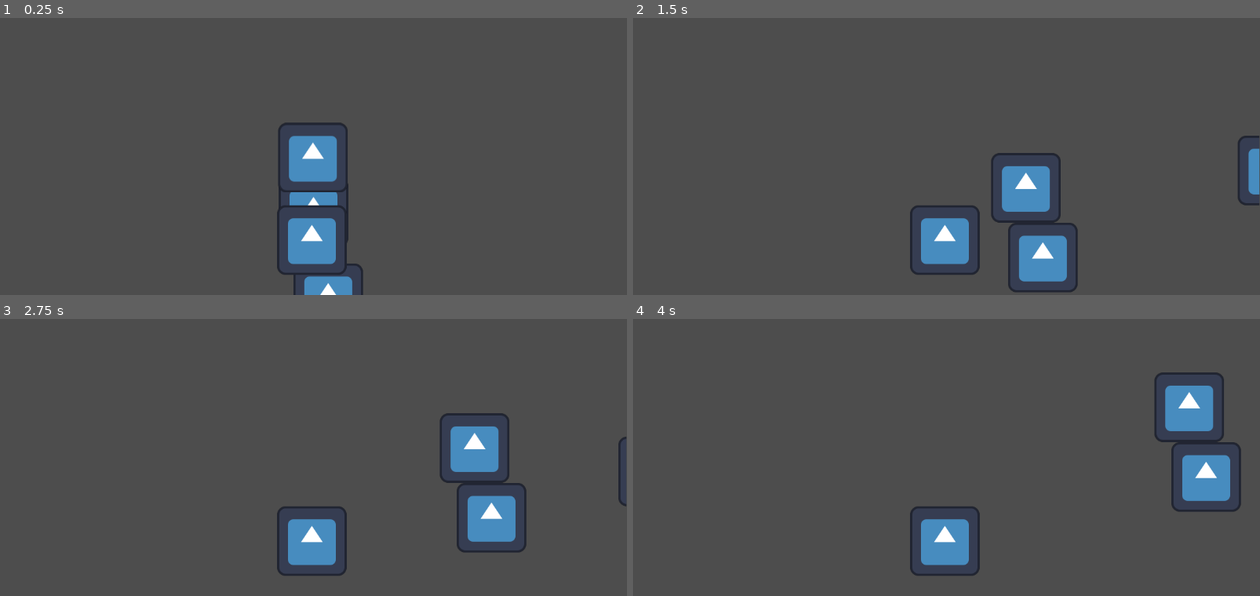
Above: before the commit, frames 1-4 (two rows, left to right).
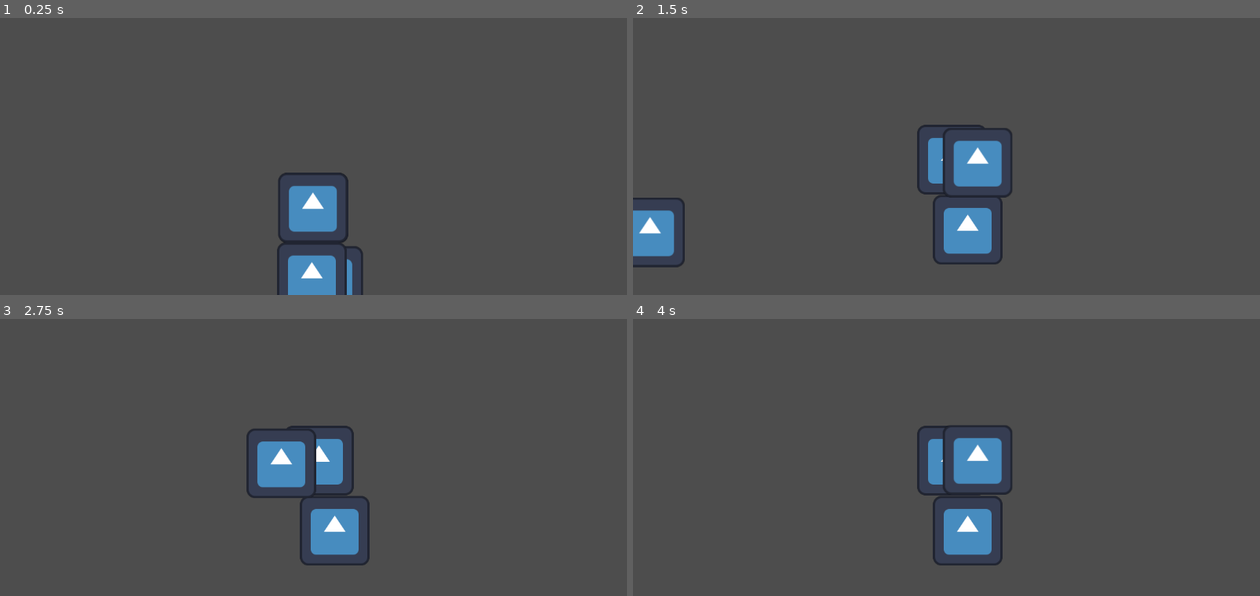
Above: after the commit, the same moments.

Repository: 42triangles/robot-surgery
Game: Godot game, scene res://scenes/world.tscn
Same seed, same stepped clock (60 frames per second), same inputs: the game is played once before the commit and once after it. The project has no main scene, so this scene is started directly. The engine's default icon, where the game draws it, is replaced by a stand-in: a white triangle on a blue panel in a dark square.
Inputs:
- Up to frame 1 (0.25 s): no input
- Up to frame 2 (1.5 s): hold D (move_right) from 0.53 s (still down); tap Space (jump) at 0.77 s
- Up to frame 3 (2.75 s): tap Space (jump) at 1.52 s; release D (move_right) at 2.03 s; hold A (move_left) from 2.03 s (still down)
- Up to frame 4 (4 s): release A (move_left) at 2.78 s; hold D (move_right) from 2.78 s (still down); tap Space (jump) at 3.02, 3.77 s

The runs differ from the first frame. In frame 1, 4.0% of the frame differs, in the area x 44-58%, y 37-100%; in frame 2, 9.2%, in the area x 0-100%, y 38-100%; in frame 3, 8.0%; in frame 4, 7.6%.

Commit message:
Make cameras follow player

Diff:
--- a/scenes/scale_0.tscn
+++ b/scenes/scale_0.tscn
@@ -9,6 +9,11 @@
 [node name="Scale0" type="Node2D"]
 
 [node name="Player" parent="." instance=ExtResource("1_yixew")]
+
+[node name="Camera2D" type="Camera2D" parent="Player"]
+position = Vector2(0, -80)
+position_smoothing_enabled = true
+position_smoothing_speed = 10.0
 
 [node name="Environment" type="AnimatableBody2D" parent="."]
 position = Vector2(-1, 0)
@@ -22,5 +27,3 @@
 texture = ExtResource("1_26d5y")
 centered = false
 offset = Vector2(-64, 0)
-
-[node name="Camera2D" type="Camera2D" parent="."]
--- a/scenes/scale_1.tscn
+++ b/scenes/scale_1.tscn
@@ -10,7 +10,10 @@
 [node name="Player" parent="." instance=ExtResource("1_2of5g")]
 position = Vector2(0, -100)
 
-[node name="Camera2D" type="Camera2D" parent="."]
+[node name="Camera2D" type="Camera2D" parent="Player"]
+position = Vector2(0, -80)
+position_smoothing_enabled = true
+position_smoothing_speed = 10.0
 
 [node name="StaticBody2D" type="StaticBody2D" parent="."]
 
--- a/scripts/player.gd
+++ b/scripts/player.gd
@@ -6,17 +6,17 @@
 
 var movement: float
 
-func _physics_process(delta: float) -> void:
+func _process(delta: float) -> void:
 	velocity += get_gravity()
 
 	var speed_x = abs(velocity.x)
 	if is_on_floor():
-		speed_x -= friction
+		speed_x -= friction * (delta * 60)
 	speed_x = clamp(speed_x, 0, max_speed)
 
 	velocity.x = speed_x * sign(velocity.x)
 
-	velocity.x += movement * movement_scale
+	velocity.x += movement * movement_scale * (delta * 60)
 
 	move_and_slide()
 
